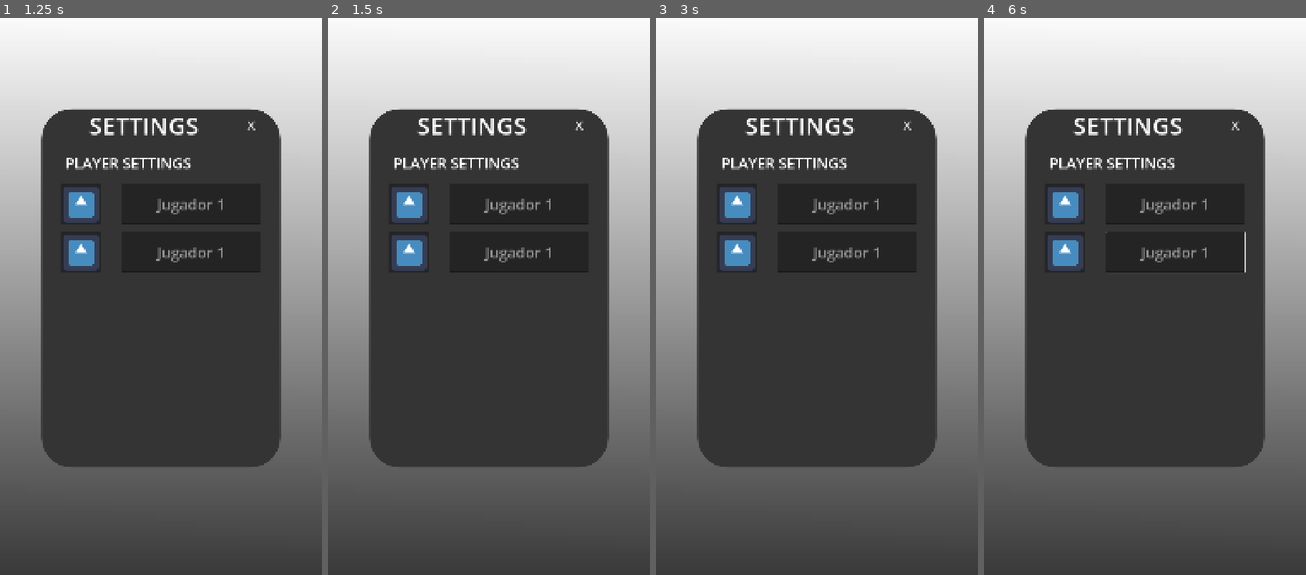
Above: before the commit, frames 1-4 (left to right).
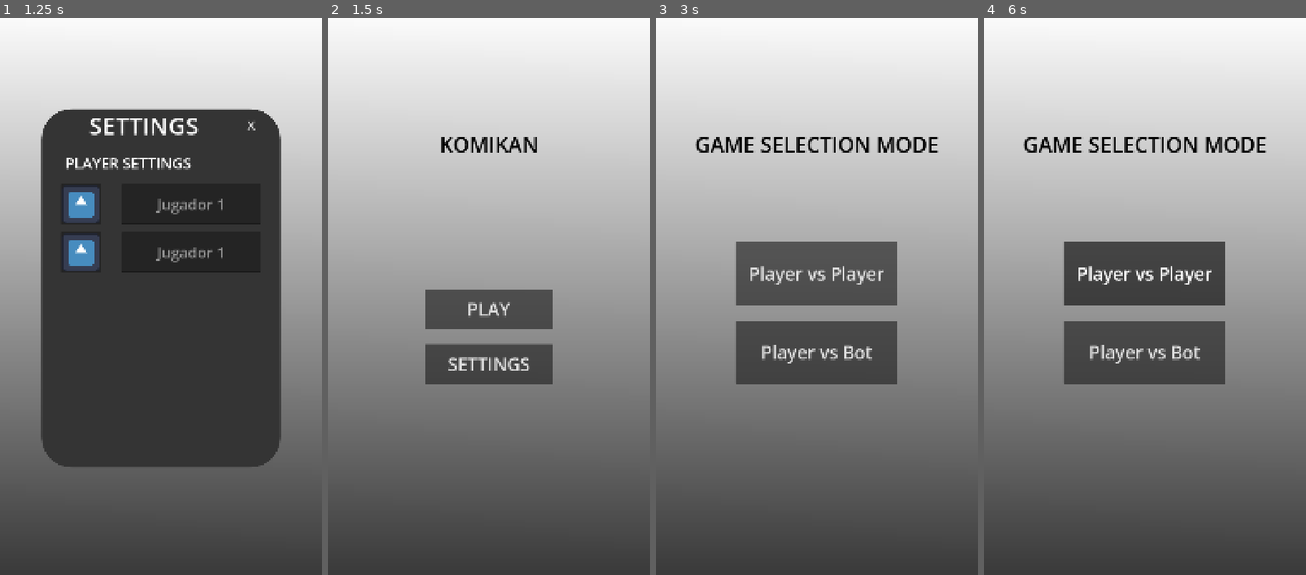
Above: after the commit, the same moments.

Repository: LeYohan-rgb/komikan
Game: Godot game, scene res://Scenes/main_menu.tscn
Same seed, same stepped clock (60 frames per second), same inputs: the game is played once before the commit and once after it. The engine's default icon, where the game draws it, is replaced by a stand-in: a white triangle on a blue panel in a dark square.
Inputs (mouse positions are in pixels of both pictures, inside the frame that each line leads up to):
- Up to frame 1 (1.25 s): click "SETTINGS" at 0.5 s
- Up to frame 2 (1.5 s): click "X" at 1.25 s
- Up to frame 3 (3 s): click (736, 201) at 2.02 s; click "PLAY" at 2.75 s
- Up to frame 4 (6 s): click (1145, 274) at 3.5 s, where only the run after the commit has a clickable "Player vs Player"; click (1145, 352) at 4.25 s, where only the run after the commit has a clickable "Player vs Bot"; click (1145, 368) at 5 s, where only the run before the commit has a clickable "PLAY"; tap Enter at 5.75 s; move the mouse to (1215, 257) at 5.77 s; hold Right from 5.78 s (still down); tap Alt at 5.85 s; click (1215, 257) at 5.92 s

Frame 1 is identical in both runs. In frame 2, 43% of the frame differs, in the area x 12-88%, y 16-81%; in frame 3, 42%; in frame 4, 39%.

Commit message:
Added gameplay selection mode scene

Diff:
--- /dev/null
+++ b/Scenes/gameplay_selection_mode.tscn
@@ -0,0 +1,118 @@
+[gd_scene format=3 uid="uid://buehfmqsiva6h"]
+
+[ext_resource type="Script" uid="uid://bm3qmc7ke4a2m" path="res://Scripts/gameplay_selection_mode.gd" id="1_l64gy"]
+
+[sub_resource type="Gradient" id="Gradient_plhc8"]
+colors = PackedColorArray(0.23031491, 0.23031494, 0.23031494, 1, 1, 1, 1, 1)
+
+[sub_resource type="GradientTexture2D" id="GradientTexture2D_28flt"]
+gradient = SubResource("Gradient_plhc8")
+fill_from = Vector2(0.3846154, 1)
+fill_to = Vector2(0.3888889, 0)
+
+[sub_resource type="StyleBoxTexture" id="StyleBoxTexture_l64gy"]
+texture = SubResource("GradientTexture2D_28flt")
+
+[node name="gameplay_selection_mode" type="Control" unique_id=922209678]
+layout_mode = 3
+anchors_preset = 15
+anchor_right = 1.0
+anchor_bottom = 1.0
+grow_horizontal = 2
+grow_vertical = 2
+script = ExtResource("1_l64gy")
+
+[node name="main_background" type="Panel" parent="." unique_id=736881987]
+layout_mode = 1
+anchors_preset = 15
+anchor_right = 1.0
+anchor_bottom = 1.0
+grow_horizontal = 2
+grow_vertical = 2
+theme_override_styles/panel = SubResource("StyleBoxTexture_l64gy")
+
+[node name="HBoxContainer" type="HBoxContainer" parent="." unique_id=1271333122]
+layout_mode = 1
+anchors_preset = 15
+anchor_right = 1.0
+anchor_bottom = 1.0
+grow_horizontal = 2
+grow_vertical = 2
+
+[node name="Control" type="Control" parent="HBoxContainer" unique_id=605314667]
+layout_mode = 2
+size_flags_horizontal = 3
+
+[node name="VBoxContainer" type="VBoxContainer" parent="HBoxContainer" unique_id=25873611]
+layout_mode = 2
+size_flags_horizontal = 3
+size_flags_stretch_ratio = 3.0
+
+[node name="Control" type="Control" parent="HBoxContainer/VBoxContainer" unique_id=2067252297]
+layout_mode = 2
+size_flags_vertical = 3
+
+[node name="logo" type="Control" parent="HBoxContainer/VBoxContainer" unique_id=1320460743]
+layout_mode = 2
+size_flags_vertical = 3
+
+[node name="Label" type="Label" parent="HBoxContainer/VBoxContainer/logo" unique_id=25592496]
+layout_mode = 1
+anchors_preset = 15
+anchor_right = 1.0
+anchor_bottom = 1.0
+grow_horizontal = 2
+grow_vertical = 2
+theme_override_colors/font_color = Color(0, 0, 0, 1)
+theme_override_font_sizes/font_size = 70
+text = "GAME SELECTION MODE"
+horizontal_alignment = 1
+vertical_alignment = 1
+
+[node name="Control3" type="Control" parent="HBoxContainer/VBoxContainer" unique_id=1956875930]
+layout_mode = 2
+size_flags_vertical = 3
+size_flags_stretch_ratio = 0.5
+
+[node name="buttons_list" type="HBoxContainer" parent="HBoxContainer/VBoxContainer" unique_id=405066847]
+layout_mode = 2
+size_flags_vertical = 3
+size_flags_stretch_ratio = 1.5
+
+[node name="Control" type="Control" parent="HBoxContainer/VBoxContainer/buttons_list" unique_id=1441637750]
+layout_mode = 2
+size_flags_horizontal = 3
+
+[node name="buttons" type="VBoxContainer" parent="HBoxContainer/VBoxContainer/buttons_list" unique_id=831450530]
+layout_mode = 2
+size_flags_horizontal = 3
+size_flags_vertical = 3
+size_flags_stretch_ratio = 11.71
+theme_override_constants/separation = 50
+
+[node name="1v1_button" type="Button" parent="HBoxContainer/VBoxContainer/buttons_list/buttons" unique_id=791842429]
+layout_mode = 2
+size_flags_vertical = 3
+theme_override_font_sizes/font_size = 60
+text = "Player vs Player"
+
+[node name="vs_bot_button" type="Button" parent="HBoxContainer/VBoxContainer/buttons_list/buttons" unique_id=974902767]
+layout_mode = 2
+size_flags_vertical = 3
+theme_override_font_sizes/font_size = 60
+text = "Player vs Bot"
+
+[node name="Control2" type="Control" parent="HBoxContainer/VBoxContainer/buttons_list" unique_id=227153879]
+layout_mode = 2
+size_flags_horizontal = 3
+
+[node name="Control4" type="Control" parent="HBoxContainer/VBoxContainer" unique_id=1912360994]
+layout_mode = 2
+size_flags_vertical = 3
+size_flags_stretch_ratio = 2.0
+
+[node name="Control2" type="Control" parent="HBoxContainer" unique_id=293655417]
+layout_mode = 2
+size_flags_horizontal = 3
+
+[connection signal="pressed" from="HBoxContainer/VBoxContainer/buttons_list/buttons/1v1_button" to="." method="_on_v_1_button_pressed"]
--- a/Scenes/main_menu.tscn
+++ b/Scenes/main_menu.tscn
@@ -125,37 +125,38 @@
 [node name="Control2" type="Control" parent="HBoxContainer/VBoxContainer" unique_id=922948636]
 layout_mode = 2
 size_flags_vertical = 3
+size_flags_stretch_ratio = 2.0
 
 [node name="Control2" type="Control" parent="HBoxContainer" unique_id=55643362]
 layout_mode = 2
 size_flags_horizontal = 3
 
-[node name="CenterContainer" type="CenterContainer" parent="." unique_id=1354299085]
-layout_mode = 1
-anchors_preset = 15
-anchor_right = 1.0
-anchor_bottom = 1.0
-grow_horizontal = 2
-grow_vertical = 2
-
-[node name="settings_panel" type="Panel" parent="CenterContainer" unique_id=1583629992]
+[node name="Center_setting" type="CenterContainer" parent="." unique_id=1354299085]
+layout_mode = 1
+anchors_preset = 15
+anchor_right = 1.0
+anchor_bottom = 1.0
+grow_horizontal = 2
+grow_vertical = 2
+
+[node name="settings_panel" type="Panel" parent="Center_setting" unique_id=1583629992]
 custom_minimum_size = Vector2(800, 1200)
 layout_mode = 2
 size_flags_stretch_ratio = 0.0
 theme_override_styles/panel = SubResource("StyleBoxFlat_jague")
 
-[node name="VBoxContainer" type="VBoxContainer" parent="CenterContainer/settings_panel" unique_id=1855380223]
-layout_mode = 1
-anchors_preset = 15
-anchor_right = 1.0
-anchor_bottom = 1.0
-grow_horizontal = 2
-grow_vertical = 2
-
-[node name="HBoxContainer3" type="HBoxContainer" parent="CenterContainer/settings_panel/VBoxContainer" unique_id=419070831]
-layout_mode = 2
-
-[node name="Label" type="Label" parent="CenterContainer/settings_panel/VBoxContainer/HBoxContainer3" unique_id=597190785]
+[node name="VBoxContainer" type="VBoxContainer" parent="Center_setting/settings_panel" unique_id=1855380223]
+layout_mode = 1
+anchors_preset = 15
+anchor_right = 1.0
+anchor_bottom = 1.0
+grow_horizontal = 2
+grow_vertical = 2
+
+[node name="HBoxContainer3" type="HBoxContainer" parent="Center_setting/settings_panel/VBoxContainer" unique_id=419070831]
+layout_mode = 2
+
+[node name="Label" type="Label" parent="Center_setting/settings_panel/VBoxContainer/HBoxContainer3" unique_id=597190785]
 layout_mode = 2
 size_flags_horizontal = 3
 size_flags_vertical = 3
@@ -165,7 +166,7 @@
 horizontal_alignment = 1
 vertical_alignment = 1
 
-[node name="Button" type="Button" parent="CenterContainer/settings_panel/VBoxContainer/HBoxContainer3" unique_id=1954814746]
+[node name="Button" type="Button" parent="Center_setting/settings_panel/VBoxContainer/HBoxContainer3" unique_id=1954814746]
 layout_mode = 2
 size_flags_horizontal = 3
 size_flags_stretch_ratio = 0.2
@@ -178,33 +179,33 @@
 text = "X"
 alignment = 0
 
-[node name="Label2" type="Label" parent="CenterContainer/settings_panel/VBoxContainer" unique_id=683991816]
+[node name="Label2" type="Label" parent="Center_setting/settings_panel/VBoxContainer" unique_id=683991816]
 layout_mode = 2
 size_flags_vertical = 6
 theme_override_font_sizes/font_size = 50
 text = "      PLAYER SETTINGS"
 vertical_alignment = 1
 
-[node name="HBoxContainer" type="HBoxContainer" parent="CenterContainer/settings_panel/VBoxContainer" unique_id=1425490996]
-layout_mode = 2
-size_flags_vertical = 3
-
-[node name="Control3" type="Control" parent="CenterContainer/settings_panel/VBoxContainer/HBoxContainer" unique_id=807048208]
-layout_mode = 2
-size_flags_horizontal = 3
-size_flags_stretch_ratio = 0.13
-
-[node name="Button" type="Button" parent="CenterContainer/settings_panel/VBoxContainer/HBoxContainer" unique_id=942686677]
+[node name="HBoxContainer" type="HBoxContainer" parent="Center_setting/settings_panel/VBoxContainer" unique_id=1425490996]
+layout_mode = 2
+size_flags_vertical = 3
+
+[node name="Control3" type="Control" parent="Center_setting/settings_panel/VBoxContainer/HBoxContainer" unique_id=807048208]
+layout_mode = 2
+size_flags_horizontal = 3
+size_flags_stretch_ratio = 0.13
+
+[node name="Button" type="Button" parent="Center_setting/settings_panel/VBoxContainer/HBoxContainer" unique_id=942686677]
 layout_mode = 2
 size_flags_stretch_ratio = 0.48
 icon = ExtResource("2_48xlc")
 
-[node name="Control" type="Control" parent="CenterContainer/settings_panel/VBoxContainer/HBoxContainer" unique_id=928045506]
-layout_mode = 2
-size_flags_horizontal = 3
-size_flags_stretch_ratio = 0.13
-
-[node name="LineEdit" type="LineEdit" parent="CenterContainer/settings_panel/VBoxContainer/HBoxContainer" unique_id=81786667]
+[node name="Control" type="Control" parent="Center_setting/settings_panel/VBoxContainer/HBoxContainer" unique_id=928045506]
+layout_mode = 2
+size_flags_horizontal = 3
+size_flags_stretch_ratio = 0.13
+
+[node name="player_1_name" type="LineEdit" parent="Center_setting/settings_panel/VBoxContainer/HBoxContainer" unique_id=81786667]
 layout_mode = 2
 size_flags_horizontal = 3
 theme_override_font_sizes/font_size = 50
@@ -212,36 +213,36 @@
 alignment = 1
 max_length = 15
 
-[node name="Control2" type="Control" parent="CenterContainer/settings_panel/VBoxContainer/HBoxContainer" unique_id=1578863588]
-layout_mode = 2
-size_flags_horizontal = 3
-size_flags_stretch_ratio = 0.13
-
-[node name="Control2" type="Control" parent="CenterContainer/settings_panel/VBoxContainer" unique_id=380997105]
-layout_mode = 2
-size_flags_vertical = 3
-size_flags_stretch_ratio = 0.13
-
-[node name="HBoxContainer2" type="HBoxContainer" parent="CenterContainer/settings_panel/VBoxContainer" unique_id=347763893]
-layout_mode = 2
-size_flags_vertical = 3
-
-[node name="Control3" type="Control" parent="CenterContainer/settings_panel/VBoxContainer/HBoxContainer2" unique_id=1175505965]
-layout_mode = 2
-size_flags_horizontal = 3
-size_flags_stretch_ratio = 0.13
-
-[node name="Button" type="Button" parent="CenterContainer/settings_panel/VBoxContainer/HBoxContainer2" unique_id=1802311883]
+[node name="Control2" type="Control" parent="Center_setting/settings_panel/VBoxContainer/HBoxContainer" unique_id=1578863588]
+layout_mode = 2
+size_flags_horizontal = 3
+size_flags_stretch_ratio = 0.13
+
+[node name="Control2" type="Control" parent="Center_setting/settings_panel/VBoxContainer" unique_id=380997105]
+layout_mode = 2
+size_flags_vertical = 3
+size_flags_stretch_ratio = 0.13
+
+[node name="HBoxContainer2" type="HBoxContainer" parent="Center_setting/settings_panel/VBoxContainer" unique_id=347763893]
+layout_mode = 2
+size_flags_vertical = 3
+
+[node name="Control3" type="Control" parent="Center_setting/settings_panel/VBoxContainer/HBoxContainer2" unique_id=1175505965]
+layout_mode = 2
+size_flags_horizontal = 3
+size_flags_stretch_ratio = 0.13
+
+[node name="Button" type="Button" parent="Center_setting/settings_panel/VBoxContainer/HBoxContainer2" unique_id=1802311883]
 layout_mode = 2
 size_flags_stretch_ratio = 0.48
 icon = ExtResource("2_48xlc")
 
-[node name="Control" type="Control" parent="CenterContainer/settings_panel/VBoxContainer/HBoxContainer2" unique_id=1192449000]
-layout_mode = 2
-size_flags_horizontal = 3
-size_flags_stretch_ratio = 0.13
-
-[node name="LineEdit" type="LineEdit" parent="CenterContainer/settings_panel/VBoxContainer/HBoxContainer2" unique_id=1000071512]
+[node name="Control" type="Control" parent="Center_setting/settings_panel/VBoxContainer/HBoxContainer2" unique_id=1192449000]
+layout_mode = 2
+size_flags_horizontal = 3
+size_flags_stretch_ratio = 0.13
+
+[node name="player_2_name" type="LineEdit" parent="Center_setting/settings_panel/VBoxContainer/HBoxContainer2" unique_id=1000071512]
 layout_mode = 2
 size_flags_horizontal = 3
 theme_override_font_sizes/font_size = 50
@@ -249,14 +250,18 @@
 alignment = 1
 max_length = 15
 
-[node name="Control2" type="Control" parent="CenterContainer/settings_panel/VBoxContainer/HBoxContainer2" unique_id=2122371356]
-layout_mode = 2
-size_flags_horizontal = 3
-size_flags_stretch_ratio = 0.13
-
-[node name="Control" type="Control" parent="CenterContainer/settings_panel/VBoxContainer" unique_id=1093222018]
+[node name="Control2" type="Control" parent="Center_setting/settings_panel/VBoxContainer/HBoxContainer2" unique_id=2122371356]
+layout_mode = 2
+size_flags_horizontal = 3
+size_flags_stretch_ratio = 0.13
+
+[node name="Control" type="Control" parent="Center_setting/settings_panel/VBoxContainer" unique_id=1093222018]
 layout_mode = 2
 size_flags_vertical = 3
 size_flags_stretch_ratio = 4.87
 
+[connection signal="pressed" from="HBoxContainer/VBoxContainer/buttons_list/buttons/play_button" to="." method="_on_play_button_pressed"]
 [connection signal="pressed" from="HBoxContainer/VBoxContainer/buttons_list/buttons/settings_button" to="." method="_on_settings_button_pressed"]
+[connection signal="pressed" from="Center_setting/settings_panel/VBoxContainer/HBoxContainer3/Button" to="." method="_on_button_pressed"]
+[connection signal="text_changed" from="Center_setting/settings_panel/VBoxContainer/HBoxContainer/player_1_name" to="." method="_on_player_1_name_text_changed"]
+[connection signal="text_changed" from="Center_setting/settings_panel/VBoxContainer/HBoxContainer2/player_2_name" to="." method="_on_player_2_name_text_changed"]
--- /dev/null
+++ b/Scripts/gameplay_selection_mode.gd
@@ -0,0 +1,5 @@
+extends Control
+
+
+func _on_v_1_button_pressed() -> void:
+	pass # Replace with function body.
--- a/Scripts/main_menu.gd
+++ b/Scripts/main_menu.gd
@@ -1,6 +1,7 @@
 extends Control
 
-@onready var settings_panel = $CenterContainer/settings_panel
+@onready var settings_panel = $Center_setting/settings_panel
+@onready var settings_panel_centered = $Center_setting
 
 
 func _ready() -> void:
@@ -10,4 +11,20 @@
 	settings_panel.custom_minimum_size.x = viewport_size.x * (800.0 / 1080.0)
 
 func _on_settings_button_pressed() -> void:
-	settings_panel.show()
+	settings_panel_centered.show()
+
+
+func _on_button_pressed() -> void:
+	settings_panel_centered.hide()
+
+
+func _on_play_button_pressed() -> void:
+	get_tree().change_scene_to_file("res://Scenes/gameplay_selection_mode.tscn")
+
+
+func _on_player_1_name_text_changed(new_text: String) -> void:
+	Global.player_name_1 = new_text
+
+
+func _on_player_2_name_text_changed(new_text: String) -> void:
+	Global.player_name_2 = new_text
Not shown: 1 places in Scenes/main_menu.tscn that only renumber resources
Not shown, added: Scripts/gameplay_selection_mode.gd.uid
